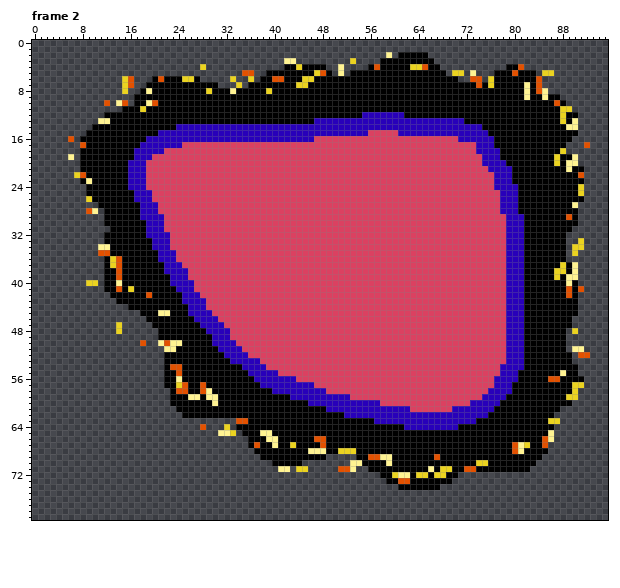
Pixel-art file -- Assets/Raw/Sprites/Enemies/Boss4/PhaseSwitch/Left_1.aseprite. The first picture shows the starting point.
96x80 pixels, 8 frames. Shown: frame 2. The commit also changed other frames, which this record leaves out.
After:
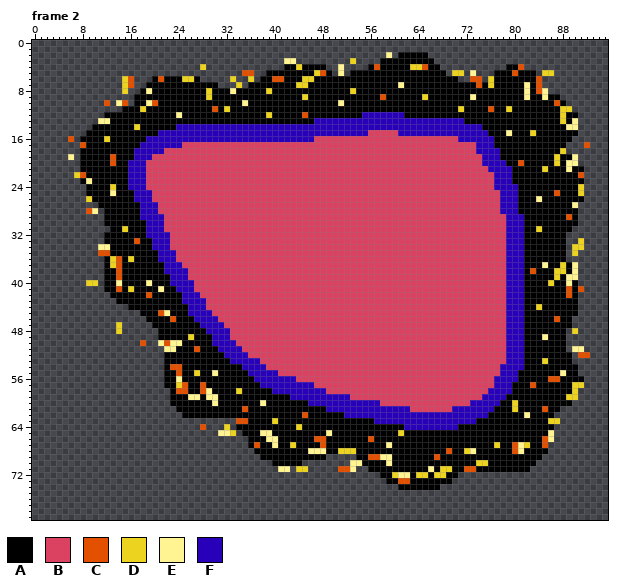
Palette (. is transparent): A #000000  B #db4161  C #e35100  D #ebd320  E #fff392  F #2800ba
The author wrote: Corrected flame effects in phase switching sprites.
From old to new:
Changed rows in their new state; - is an unchanged pixel.
Frame 2, layer "Flames":
first column x 12:
 7 -------------------------------------------------E--------------------------
 8 -----------------------------------------D----------------------------------
 9 -----------------D---------------D------------C------D-------E--------------
10 -----------------------E---------------E------------------------------------
11 ------------------C-D--------------------------------------D----C--D--------
12 ------------E--------------D-----C------------------------------------------
14 -----D----------------------------------------------------------------------
15 -------------------------------------------------------------------E---D----
16 D---------------------------------------------------------------------------
19 -C--------------------------------------------------------------------------
20 -C-------------------------------------------------------------------C------
21 -------------------------------------------------------------------------D--
24 -D--------------------------------------------------------------------------
25 -E-------------------------------------------------------------------------C
26 ------------------------------------------------------------------------E---
first column x 15:
31 D--------------------------------------------------------------------D---
33 --C----------------------------------------------------------------------
36 -D-----------------------------------------------------------------------
37 ----------------------------------------------------------------------E--
38 --------------------------------------------------------------------C----
40 ----E------------------------------------------------------------------D-
41 ------E------------------------------------------------------------------
44 ---------------------------------------------------------------------D---
45 ------C------------------------------------------------------------------
46 --------C---------------------------------------------------------------C
49 -----------D----------------------------------------------------------E--
51 ------------C------------------------------------------------------------
53 ----------------------------------------------------------------------D--
55 ------------D--E---------------------------------------------------------
57 --------------------------------------------------------------------C----
58 -------------------D-----------------------------------------------------
60 -----------------------E-----------------------------------------D-------
61 --------------------C--------------------------------------------D----C--
62 ------------------------------C------------------------------------E-----
63 -------------------------D-----------------------------------------------
64 -----------------------------D-------------------------------------------
65 ----------------------------------E-----------D--------------------------
66 -----------------------------------------C-------------------------------
67 --------------------------------------------E-----------------D----------
68 ------------------------------------------------------C--DE--------------
